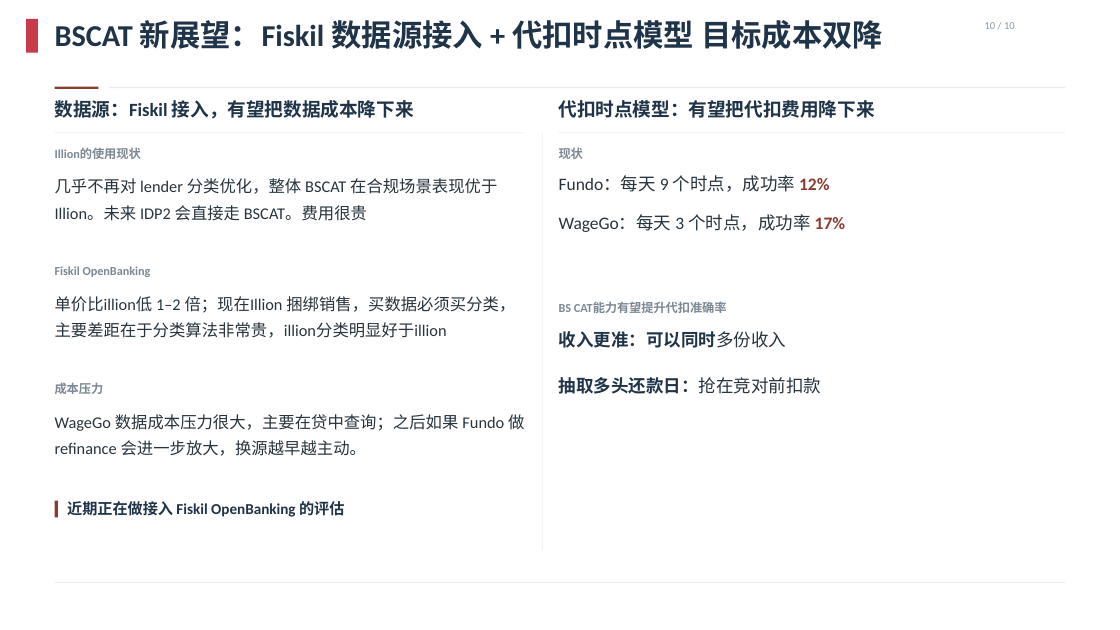
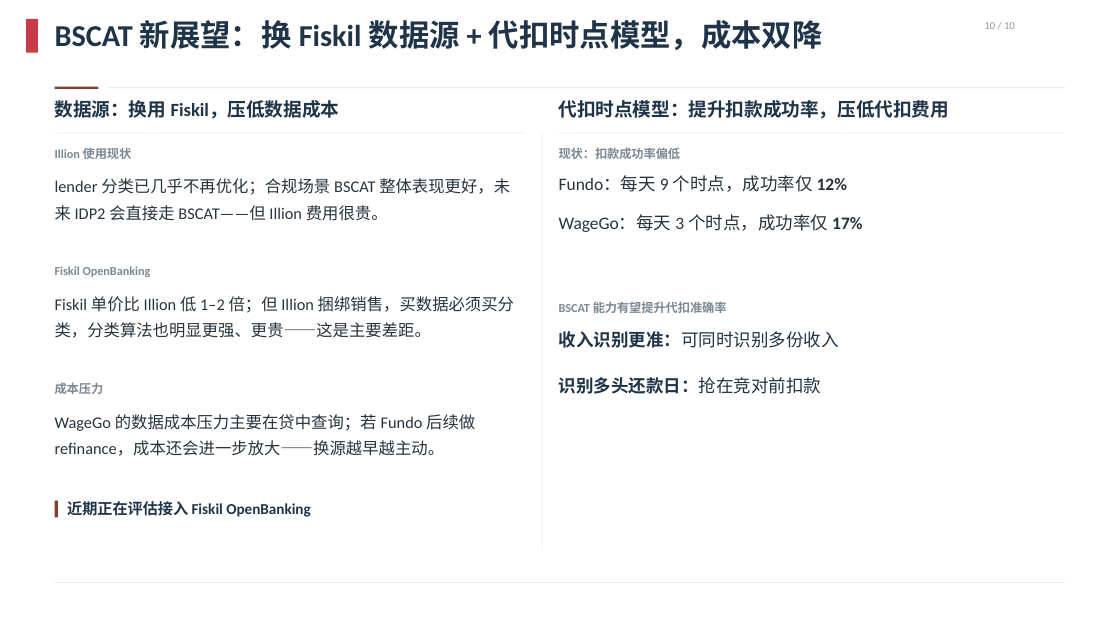
Before and after one commit to EliamZhang/Nov-MBR, a slide deck: slide 6 of model part_优化版_v2.pptx. Drawn at 1120x630 pixels with LibreOffice and Linux fonts; fonts in the diff are those of the drawing; background and template pictures are left out. Boxes give left, top, right and bottom in pixels: in the first picture for what was removed or moved away, otherwise in the second. Text is boxed around its words. In the diff, an @@ line names an element or a change of style, - is before the commit and + after.

Commit message:
Rewrite deck titles and body copy around findings
Titles now state what the data shows rather than restating the rollout
timeline, and the body text fixes a self-contradicting Illion/Fiskil
sentence, a "BS CAT" typo, mismatched snapshot wording, and unclear
table headers.

```diff
--- a/model part_优化版_v2.pptx
+++ b/model part_优化版_v2.pptx
@@ text at [55, 20, 823, 50]: text changed @@
-BSCAT 新展望：Fiskil 数据源接入 + 代扣时点模型 目标成本双降
+BSCAT 新展望：换 Fiskil 数据源 + 代扣时点模型，成本双降
@@ text at [55, 100, 340, 119]: text changed @@
-数据源：Fiskil 接入，有望把数据成本降下来
+数据源：换用 Fiskil，压低数据成本
@@ text at [559, 100, 950, 119]: text changed @@
-代扣时点模型：有望把代扣费用降下来
+代扣时点模型：提升扣款成功率，压低代扣费用
@@ text at [55, 147, 132, 159]: text changed @@
-Illion的使用现状
+Illion 使用现状
@@ text at [559, 147, 681, 159]: text changed @@
-现状
+现状：扣款成功率偏低
@@ text at [55, 178, 510, 221]: text changed @@
-几乎不再对 lender 分类优化，整体 BSCAT 在合规场景表现优于 Illion。未来 IDP2 会直接走 BSCAT。费用很贵
+lender 分类已几乎不再优化；合规场景 BSCAT 整体表现更好，未来 IDP2 会直接走 BSCAT——但 Illion 费用很贵。
@@ text at [559, 175, 847, 192]: text changed @@
-Fundo：每天 9 个时点，成功率 12%
+Fundo：每天 9 个时点，成功率仅 12%
@@ text at [559, 214, 862, 232]: text changed @@
-WageGo：每天 3 个时点，成功率 17%
+WageGo：每天 3 个时点，成功率仅 17%
@@ text at [55, 296, 514, 338]: text changed @@
-单价比illion低 1–2 倍；现在Illion 捆绑销售，买数据必须买分类，主要差距在于分类算法非常贵，illion分类明显好于illion
+Fiskil 单价比 Illion 低 1–2 倍；但 Illion 捆绑销售，买数据必须买分类，分类算法也明显更强、更贵——这是主要差距。
@@ text at [559, 301, 727, 313]: spaces changed @@
-BS CAT能力有望提升代扣准确率
+BSCAT 能力有望提升代扣准确率
@@ text at [559, 331, 839, 348]: text changed; bold off @@
-收入更准：可以同时多份收入
+收入识别更准：可同时识别多份收入
@@ text at [559, 377, 821, 394]: text changed @@
-抽取多头还款日：抢在竞对前扣款
+识别多头还款日：抢在竞对前扣款
@@ text at [55, 414, 475, 456]: text changed @@
-WageGo 数据成本压力很大，主要在贷中查询；之后如果 Fundo 做 refinance 会进一步放大，换源越早越主动。
+WageGo 的数据成本压力主要在贷中查询；若 Fundo 后续做 refinance，成本还会进一步放大——换源越早越主动。
@@ text at [67, 501, 310, 517]: text changed @@
-近期正在做接入 Fiskil OpenBanking 的评估
+近期正在评估接入 Fiskil OpenBanking
```
Also in this commit, not shown: 5 other slides changed.
